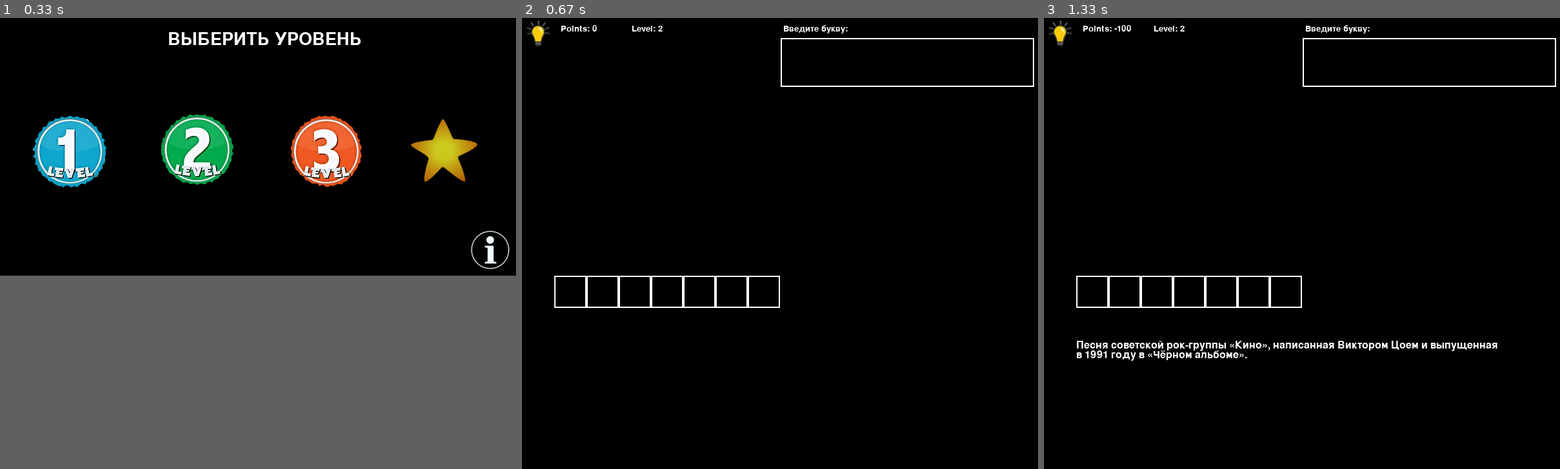
Above: before the commit, frames 1-3 (left to right).
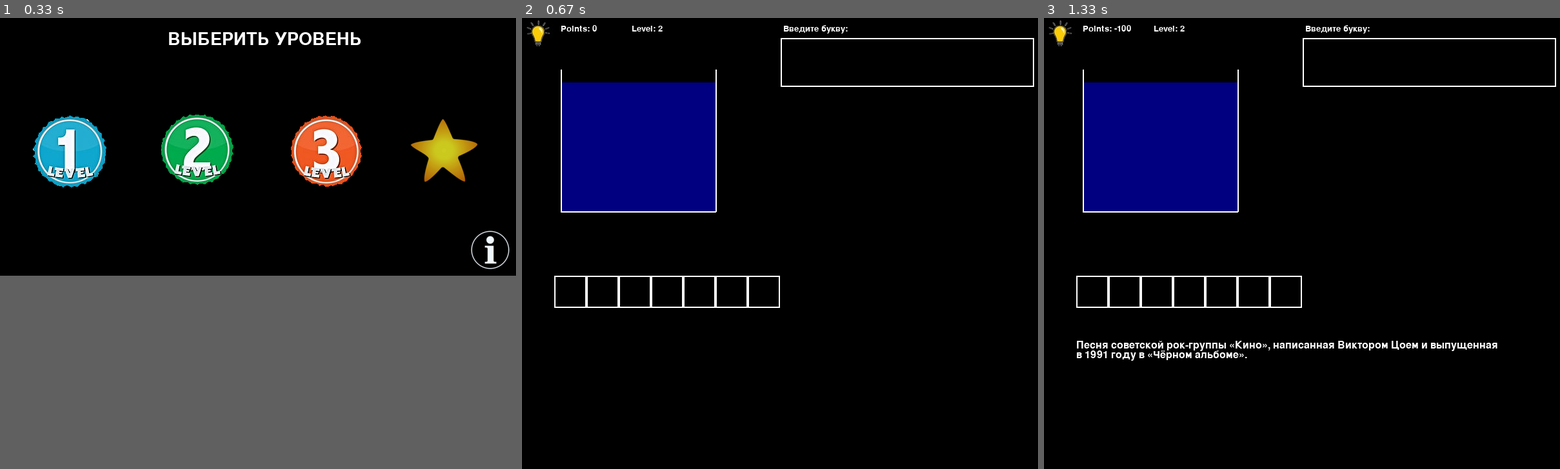
Above: after the commit, the same moments.

Repository: Egor66543/Pygame_project
Game: pygame game, started from main.py
Two runs of this game, one before a commit and one after it. Both use one fixed random seed, a clock stepped at 60 frames per second and the inputs below.
Inputs (mouse positions are in pixels of both pictures, inside the frame that each line leads up to):
- Up to frame 1 (0.33 s): no input
- Up to frame 2 (0.67 s): click (780, 148) at 0.38 s
- Up to frame 3 (1.33 s): click (1059, 36) at 0.72 s

Frame 1 is identical in both runs. In frame 2, 8.7% of the frame differs, in the area x 7-38%, y 11-44%; in frame 3, 8.7%.

Commit message:
commit 12

Diff:
--- a/main.py
+++ b/main.py
@@ -109,6 +109,14 @@
         pygame.display.flip()
 
 
+def water():
+    if c == 2:
+        pygame.draw.rect(board.screen, 'black', (62, 100, 238, 50))
+    elif c == 3:
+        pygame.draw.rect(board.screen, 'black', (62, 100, 238, 150))
+    pygame.display.flip()
+
+
 a, b = level_screen()
 con = sqlite3.connect("game_words.db")
 cur = con.cursor()
@@ -117,11 +125,9 @@
     characteristic = cur.execute(f'''select characteristic from words where id={id_word}''').fetchone()[0]
     if characteristic == '-':
         break
-
 word = cur.execute(f'''SELECT word FROM words WHERE id={id_word}''').fetchone()[0]
 description = cur.execute(f'''SELECT description FROM words WHERE id={id_word}''').fetchone()[0]
 level = cur.execute(f'''SELECT level FROM words WHERE id={id_word}''').fetchone()[0]
-print(level)
 point = 0
 FINE = {1: 10, 2: 30, 3: 40, 'bonus': 100}
 W_POINTS = {1: 50, 2: 150, 3: 250, 'bonus': 1000}
@@ -151,6 +157,11 @@
 
         text = font1.render(f'Level: {level}', True, 'white')
         board.screen.blit(text, (170, 10))
+
+        pygame.draw.line(board.screen, 'white', (60, 80), (60, 300), width=2)
+        pygame.draw.line(board.screen, 'white', (300, 80), (300, 300), width=2)
+        pygame.draw.line(board.screen, 'white', (60, 300), (300, 300), width=2)
+        pygame.draw.rect(board.screen, 'Navy', (62, 100, 238, 200))
 
         k = 0
         for _ in range(len(word)):
@@ -231,7 +242,10 @@
         point += W_POINTS[level]
         board.update_points()
         cur.execute(f'''update words set characteristic = "+" where id={id_word}''')
+        con.commit()
         winner_screen()
+    water()
+
 
 board = Board(800, 700)
 board.render()
@@ -267,5 +281,6 @@
     grop_1.update(event_list)
     grop_1.draw(board.screen)
     pygame.display.flip()
+    con.close()
 
 pygame.quit()
